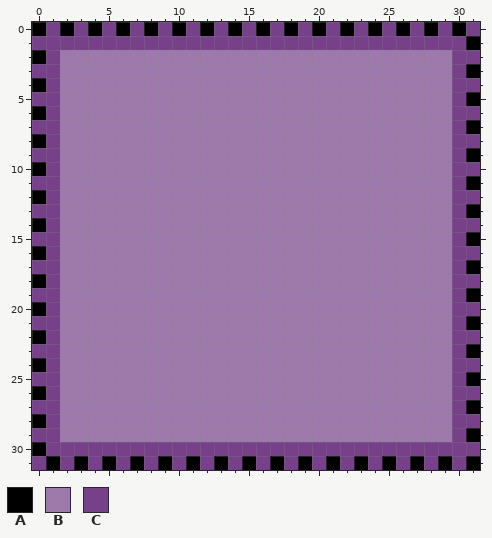
One commit to this pixel-art file: Assets/Artwork/Boards/Squares/Night Square.aseprite. That is the earlier state.
32x32 pixels, 1 frame.
Visible layers, top first: "Layer 2", "Layer 1".
Palette (. is transparent): A #000000  B #9e7aac  C #774189
Pixels before, first column x 0:
 0 ACACACACACACACACACACACACACACACAC
 1 CCCCCCCCCCCCCCCCCCCCCCCCCCCCCCCA
 2 ACBBBBBBBBBBBBBBBBBBBBBBBBBBBBCC
 3 CCBBBBBBBBBBBBBBBBBBBBBBBBBBBBCA
 4 ACBBBBBBBBBBBBBBBBBBBBBBBBBBBBCC
 5 CCBBBBBBBBBBBBBBBBBBBBBBBBBBBBCA
 6 ACBBBBBBBBBBBBBBBBBBBBBBBBBBBBCC
 7 CCBBBBBBBBBBBBBBBBBBBBBBBBBBBBCA
 8 ACBBBBBBBBBBBBBBBBBBBBBBBBBBBBCC
 9 CCBBBBBBBBBBBBBBBBBBBBBBBBBBBBCA
10 ACBBBBBBBBBBBBBBBBBBBBBBBBBBBBCC
11 CCBBBBBBBBBBBBBBBBBBBBBBBBBBBBCA
12 ACBBBBBBBBBBBBBBBBBBBBBBBBBBBBCC
13 CCBBBBBBBBBBBBBBBBBBBBBBBBBBBBCA
14 ACBBBBBBBBBBBBBBBBBBBBBBBBBBBBCC
15 CCBBBBBBBBBBBBBBBBBBBBBBBBBBBBCA
16 ACBBBBBBBBBBBBBBBBBBBBBBBBBBBBCC
17 CCBBBBBBBBBBBBBBBBBBBBBBBBBBBBCA
18 ACBBBBBBBBBBBBBBBBBBBBBBBBBBBBCC
19 CCBBBBBBBBBBBBBBBBBBBBBBBBBBBBCA
20 ACBBBBBBBBBBBBBBBBBBBBBBBBBBBBCC
21 CCBBBBBBBBBBBBBBBBBBBBBBBBBBBBCA
22 ACBBBBBBBBBBBBBBBBBBBBBBBBBBBBCC
23 CCBBBBBBBBBBBBBBBBBBBBBBBBBBBBCA
24 ACBBBBBBBBBBBBBBBBBBBBBBBBBBBBCC
25 CCBBBBBBBBBBBBBBBBBBBBBBBBBBBBCA
26 ACBBBBBBBBBBBBBBBBBBBBBBBBBBBBCC
27 CCBBBBBBBBBBBBBBBBBBBBBBBBBBBBCA
28 ACBBBBBBBBBBBBBBBBBBBBBBBBBBBBCC
29 CCBBBBBBBBBBBBBBBBBBBBBBBBBBBBCA
30 ACCCCCCCCCCCCCCCCCCCCCCCCCCCCCCC
31 CACACACACACACACACACACACACACACACA
After the commit:
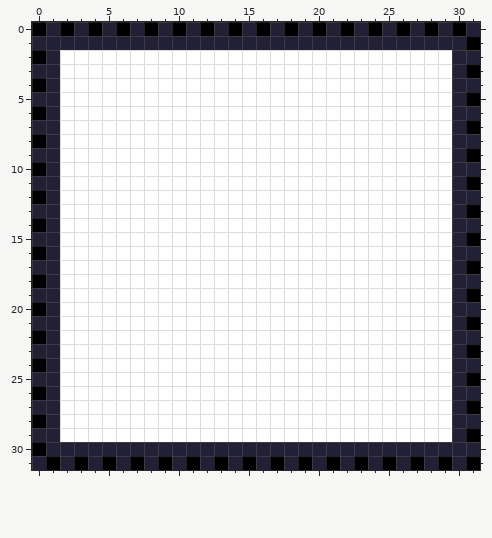
Change:
colour B: #9e7aac -> #ffffff
colour C: #774189 -> #222034
Where, in picture pixels (left, top, right, bottom), the same in both pictures:
changed: (32, 22, 480, 470)
